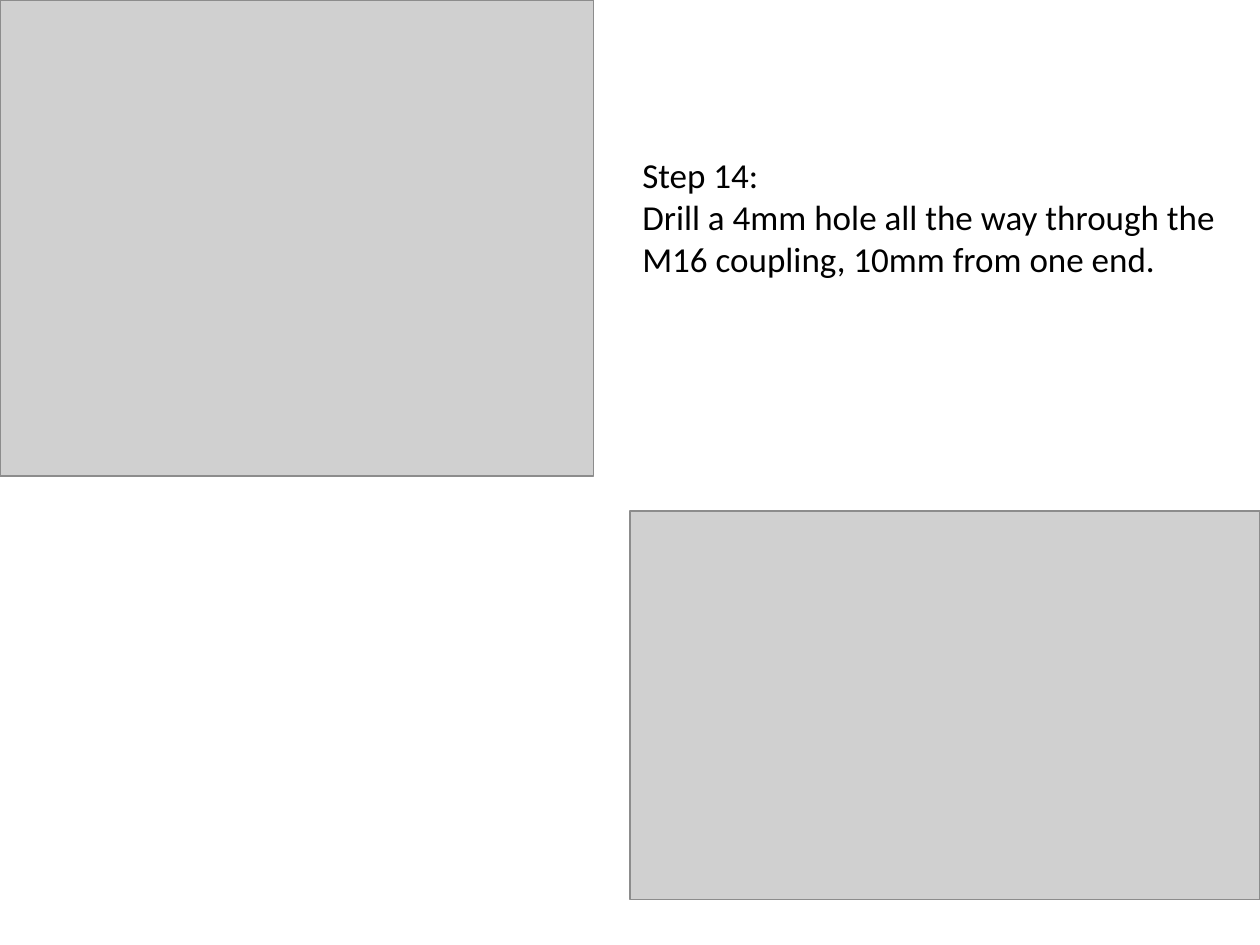
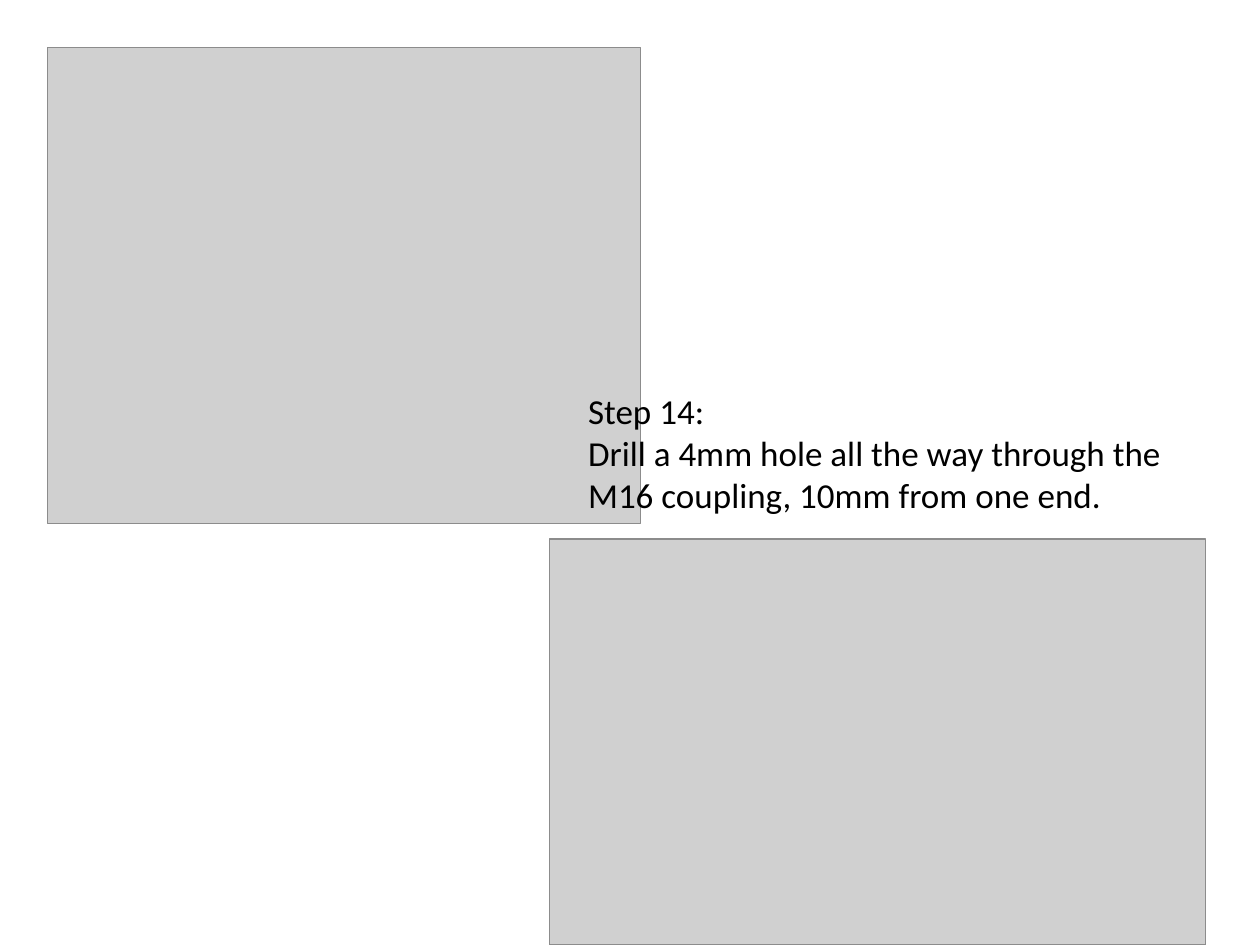
Before and after one commit to localelectricity/Wind-Turbine-Instructions, a slide deck: slide 15 of PVC Blade Instructions.pptx (slide 14 before the commit). Drawn at 1260x945 pixels with LibreOffice and Linux fonts; fonts in the diff are those of the drawing; grey boxes stand for pictures. Boxes give left, top, right and bottom in pixels: in the first picture for what was removed or moved away, otherwise in the second. Text is boxed around its words. In the diff, an @@ line names an element or a change of style, - is before the commit and + after.

Commit message:
Added clipart and material images

```diff
--- a/PVC Blade Instructions.pptx
+++ b/PVC Blade Instructions.pptx
@@ picture: place and size @@
-picture at [0,0,593,476]
+picture at [47,48,640,524]
@@ text "Step 14:" rewrapped from [642,165,1215,278] to [588,395,1161,517] @@
@@ picture: place and size @@
-picture at [630,512,1260,900]
+picture at [549,539,1206,945]
```
Also in this commit, not shown: 9 other slides changed, 4 slides added, 2 slides removed.
